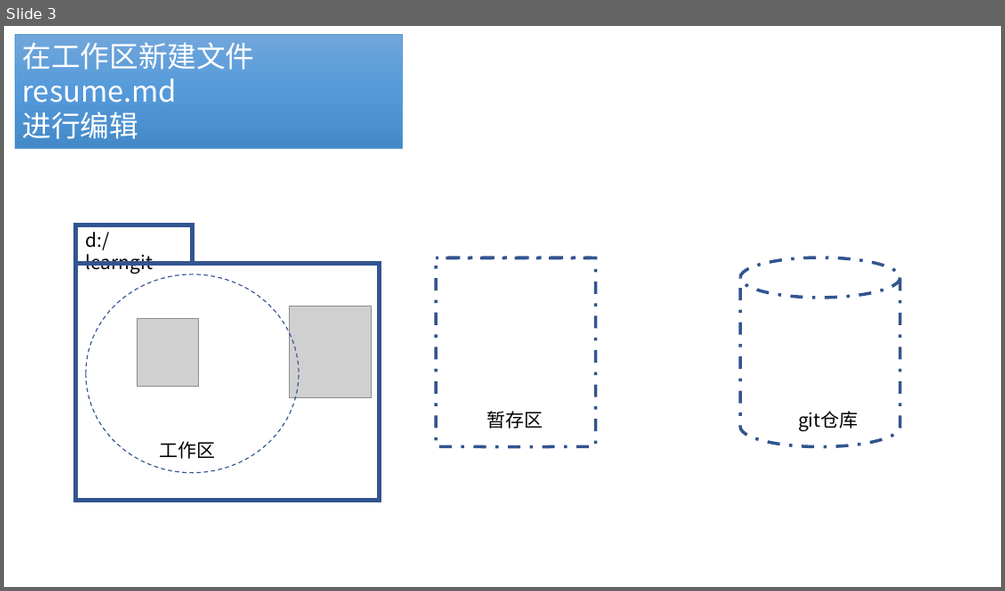
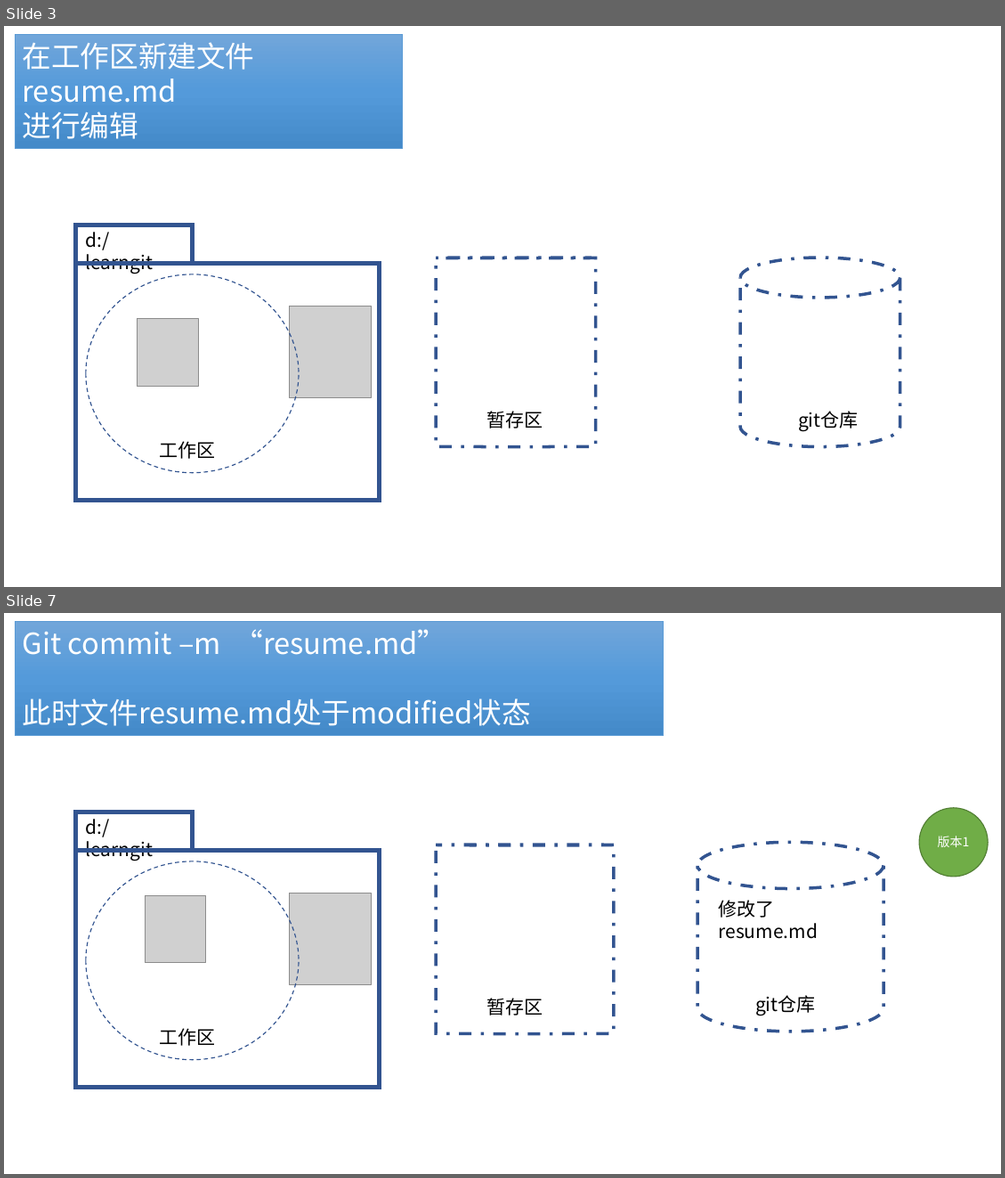
Before and after one commit to fanyouf/04-git, a slide deck: ppt.pptx. Shown one above the other, each under a label of ours: slide 3 before the commit, slides 3 and 7 after it; the slides between them are not shown. The pictures are 1005x591 and 1005x1178 pixels, drawn with LibreOffice and Linux fonts; fonts in the diff are those of the drawing; grey boxes stand for pictures. Boxes give left, top, right and bottom in pixels: in the first picture for what was removed or moved away, otherwise in the second. Text is boxed around its words. In the diff, an @@ line names an element or a change of style, - is before the commit and + after.

```diff
--- a/ppt.pptx
+++ b/ppt.pptx
@@ slide 7 added at bbox=[4, 613, 1001, 1174], background #FFFFFF @@
@@ rectangle added at bbox=[16, 622, 663, 735], fill gradient #71A6DB to #559BDB to #448ACA, outline #5B9BD5 0.5 pt, 28 pt, text #FFFFFF @@
+Git commit –m “resume.md”
+此时文件resume.md处于modified状态
@@ rectangle added at bbox=[76, 811, 193, 851], outline #325491 4.5 pt @@
@@ text added at bbox=[86, 819, 153, 860], 18 pt, text #000000 @@
+d:/learngit
@@ ellipse added at bbox=[919, 807, 988, 876], fill #70AD47, outline #538035 1 pt, 12 pt, text #FFFFFF @@
+版本1
@@ rectangle added at bbox=[76, 851, 379, 1088], outline #325491 4.5 pt @@
@@ cylinder added at bbox=[437, 844, 615, 1034], outline #325491 3 pt dashed @@
@@ cylinder added at bbox=[698, 842, 884, 1031], outline #325491 3 pt dashed @@
@@ ellipse added at bbox=[86, 861, 299, 1060], outline #325491 1 pt dashed @@
@@ picture added at bbox=[145, 896, 206, 963] @@
@@ picture added at bbox=[290, 893, 372, 985] @@
@@ text added at bbox=[719, 900, 817, 939], 18 pt, text #000000 @@
+修改了resume.md
@@ text added at bbox=[487, 997, 543, 1015], 18 pt, text #000000 @@
+暂存区
@@ text added at bbox=[755, 995, 816, 1015], 18 pt, text #000000 @@
+git仓库
@@ text added at bbox=[160, 1028, 216, 1046], 18 pt, text #000000 @@
+工作区
```
Also in this commit, not shown: 2 slides changed, 3 other slides added, 1 slide removed, 2 other files.
